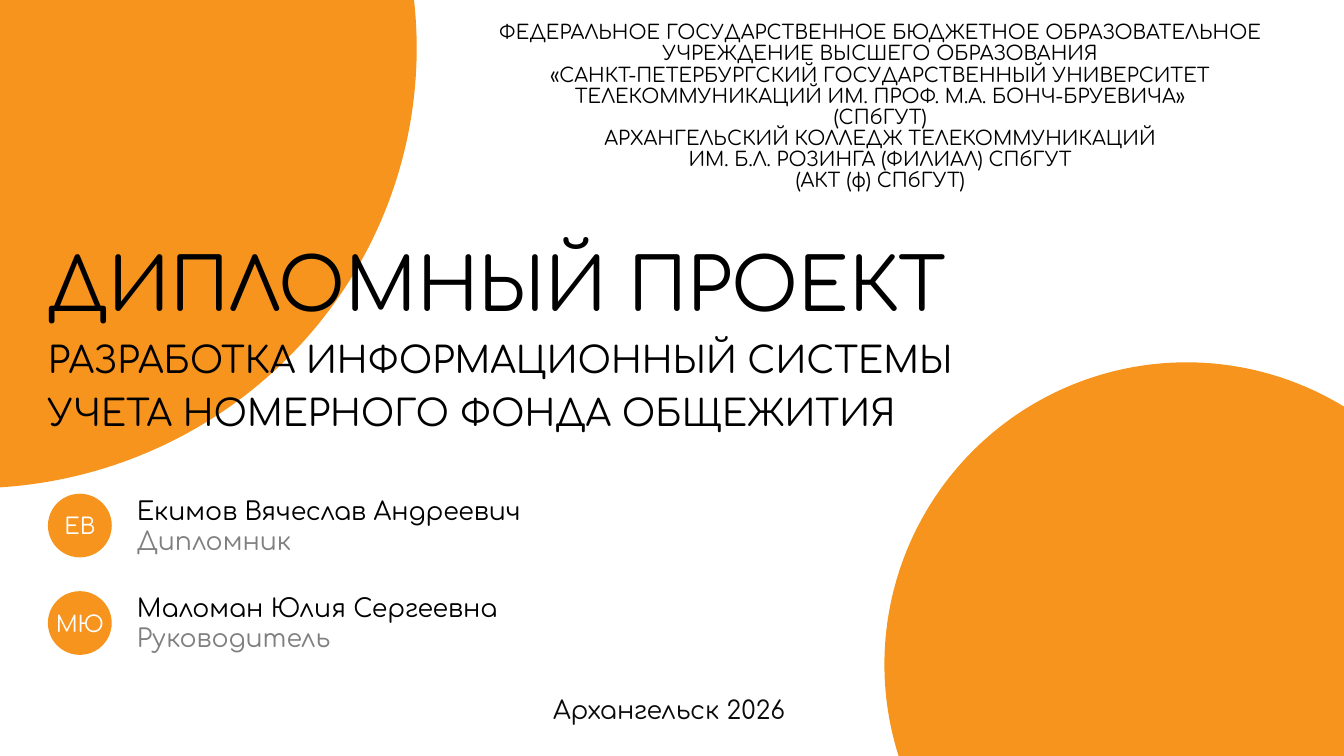
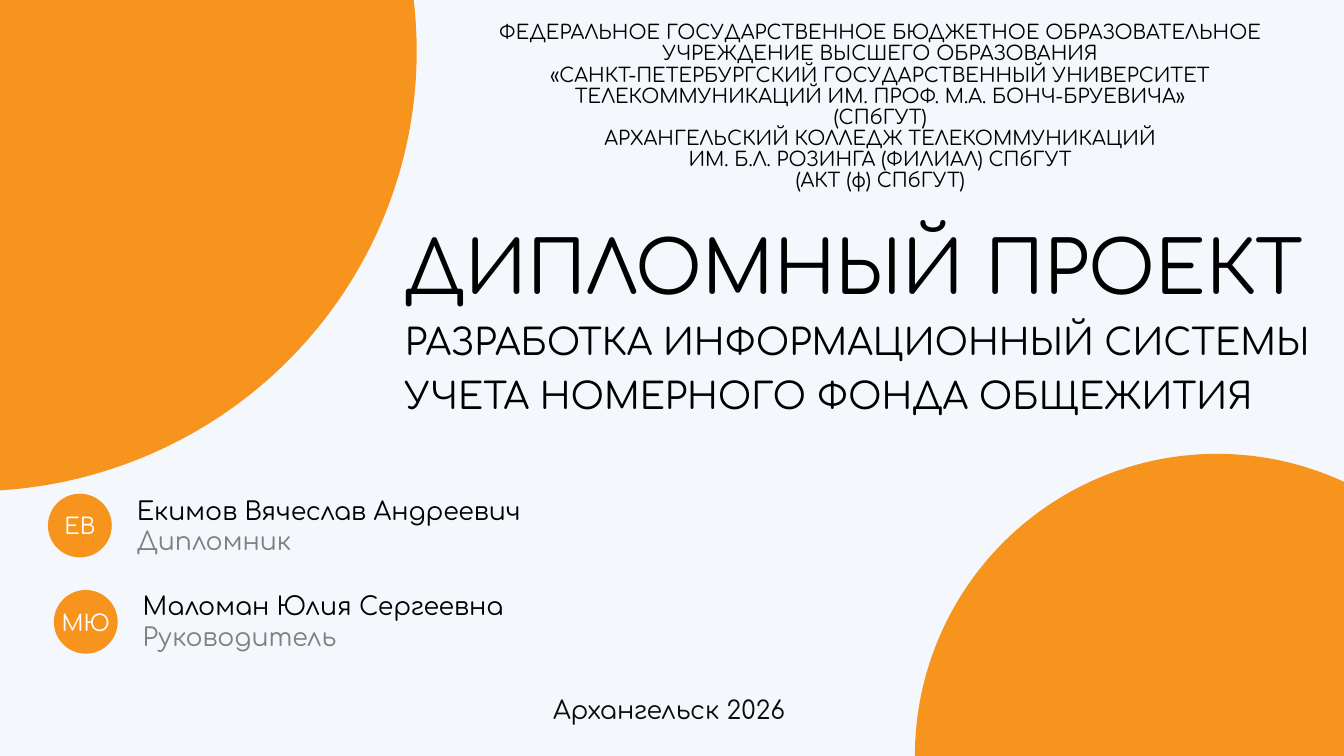
Before and after one commit to hhallva/cmdnt-website, a slide deck: slide 8 of ДП/Презентация/Презентация.pptx (slide 9 before the commit). Drawn at 1344x756 pixels with LibreOffice and Linux fonts; fonts in the diff are those of the drawing. Boxes give left, top, right and bottom in pixels: in the first picture for what was removed or moved away, otherwise in the second. Text is boxed around its words. In the diff, an @@ line names an element or a change of style, - is before the commit and + after.

```diff
--- a/ДП/Презентация/Презентация.pptx
+++ b/ДП/Презентация/Презентация.pptx
@@ background #FFFFFF to #F4F7FB @@
@@ text "ДИПЛОМНЫЙ ПРОЕКТ" rewrapped from bbox=[48, 229, 952, 436] to bbox=[405, 220, 1309, 416] @@
@@ ellipse: place and size @@
-ellipse at bbox=[884, 362, 1344, 756]
+ellipse at bbox=[915, 454, 1344, 756]
@@ 2 texts, 1 ellipse: place and size @@
-2 texts, 1 ellipse at bbox=[49, 593, 497, 654]
+2 texts, 1 ellipse at bbox=[54, 591, 503, 652]
```
Also in this commit, not shown: 7 other slides changed, 5 slides added, 1 slide removed, 23 other files.
